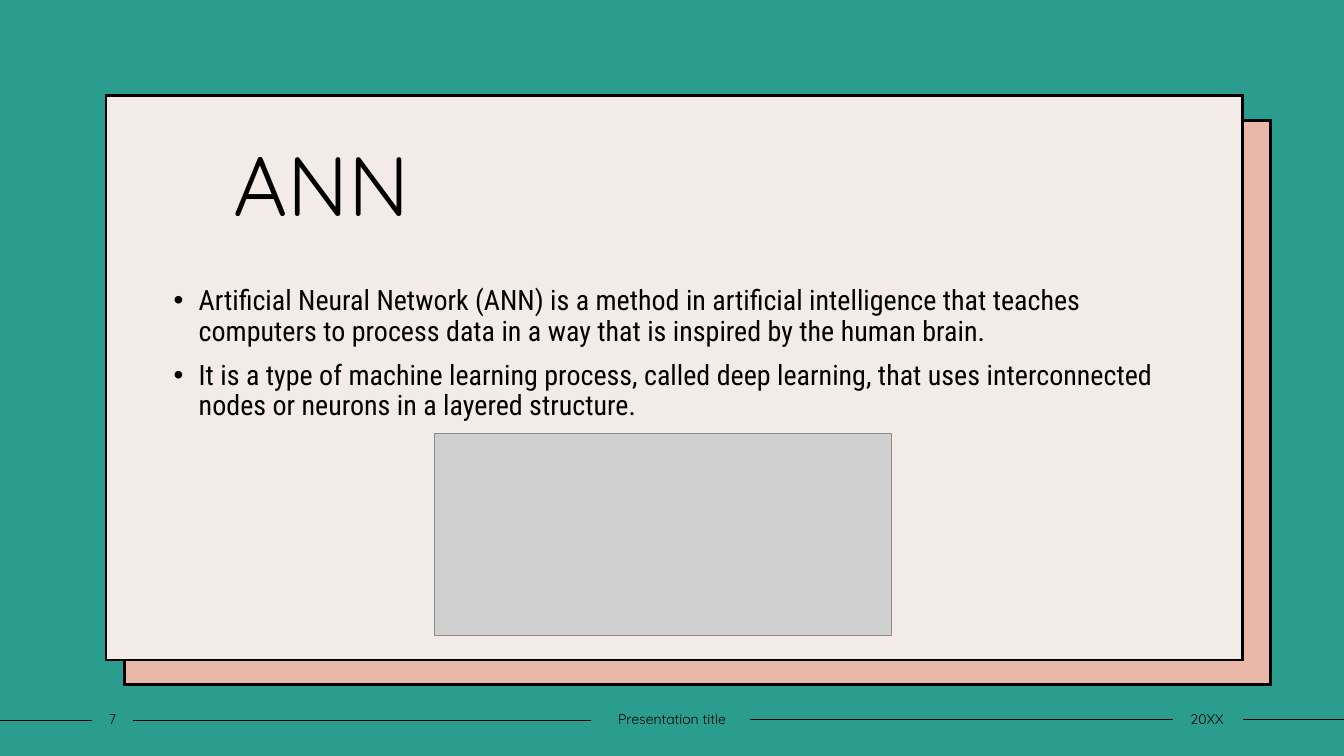
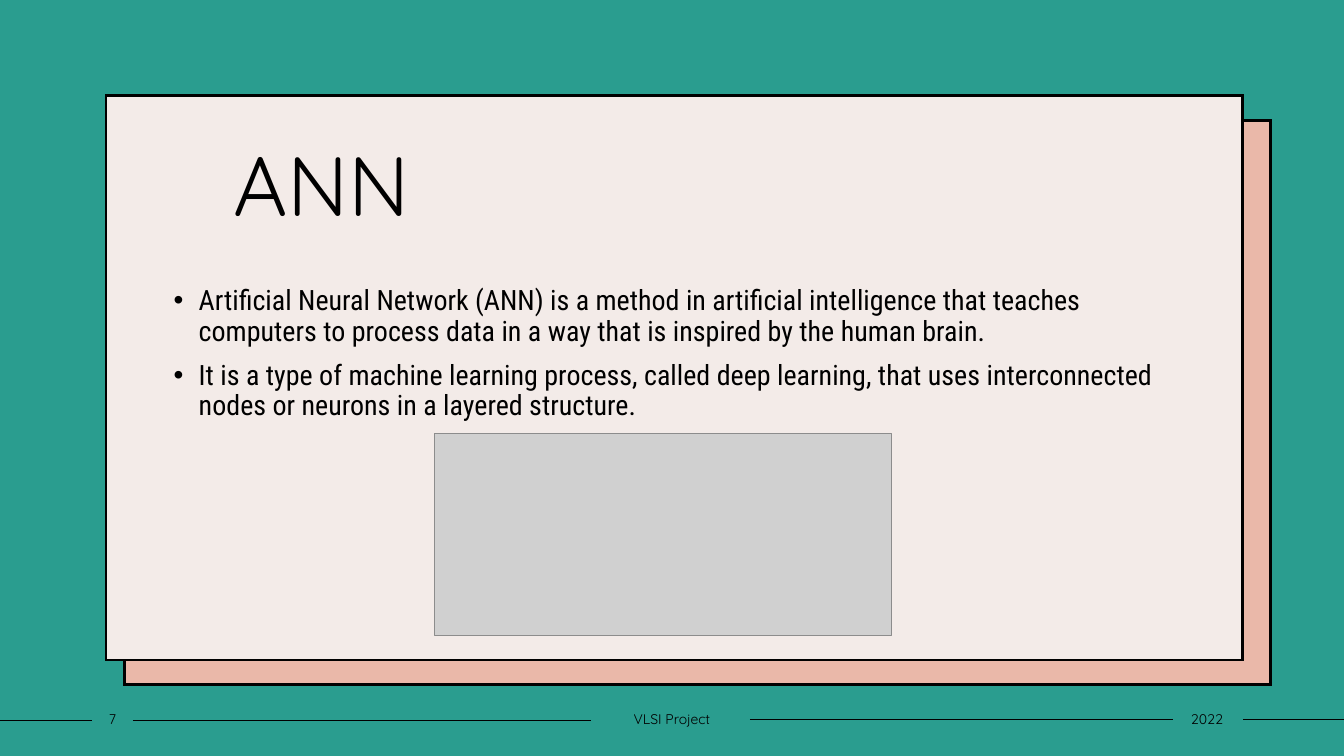
Before and after one commit to raunaqjabbal/CADVLSI-Project, a slide deck: slide 7 of Presentation.pptx. Drawn at 1344x756 pixels with LibreOffice and Linux fonts; fonts in the diff are those of the drawing; grey boxes stand for pictures. Boxes give left, top, right and bottom in pixels: in the first picture for what was removed or moved away, otherwise in the second. Text is boxed around its words. In the diff, an @@ line names an element or a change of style, - is before the commit and + after.

```diff
--- a/Presentation.pptx
+++ b/Presentation.pptx
@@ text at <box>634,714,710,727</box>: text changed @@
-Presentation title
+VLSI Project
@@ text at <box>1191,714,1223,724</box>: text changed @@
-20XX
+2022
```
Also in this commit, not shown: 14 other slides changed.
